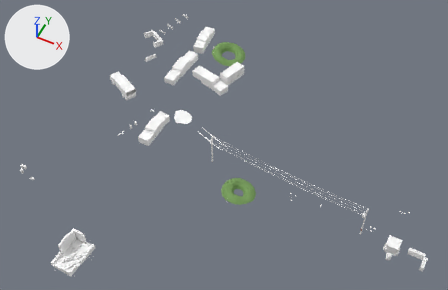
The glTF model assets/models/outdoor/outdoor_33.glb: old version first, new version second.
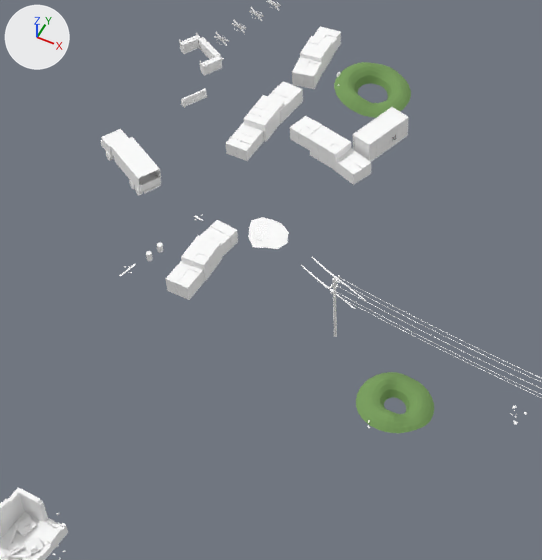
Old and new are each drawn whole from a camera (50 mm lens) standing at (33.2, -79.3, 102.9) and looking at (-6.2, -0.3, 4.1) and again close up on the part from 15% to 68% of the width and 5% to 90% of the height. The lights are fixed; the arrows at upper left show +X, +Y and +Z. The older version's two pictures come first. Vertices at exactly the same position are counted once.

In view in the first close-up: 'gas_station_town'.
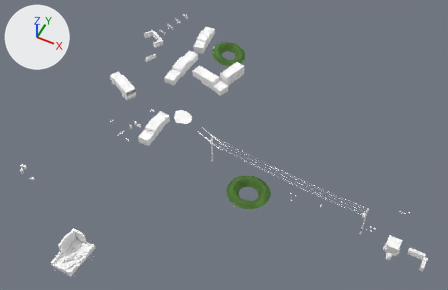
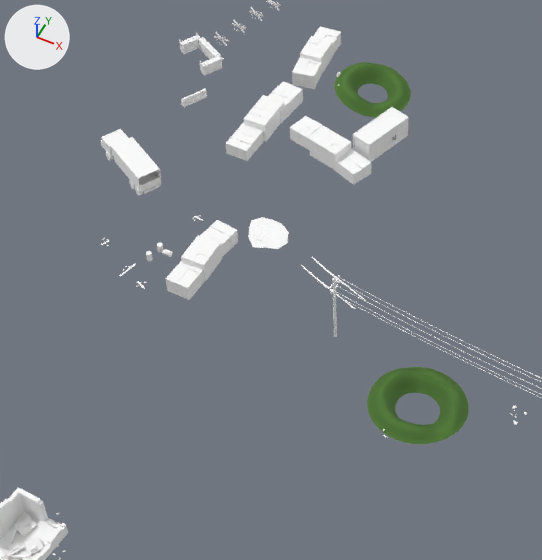
Where the change shows, as pixel boxes [x1, y1, x2, y2] in the close-ups (542 x 560 px; the box of a moved part takes in the faces that stretch with it):
'gas_station_town', recoloured, reshaped: [0, 0, 542, 560] in both
part 1 of me_gas_station_town, added: after [162, 249, 173, 257]
part 2 of me_gas_station_town, moved or reshaped: before [356, 372, 434, 433]; after [367, 367, 469, 444]
part 3 of me_gas_station_town, built on: after [101, 215, 201, 289]

What changed in the scene script:
```text
Change mat_ground:
    add n3 = _N.new('ShaderNodeMix'); n3.name = 'Mix'
    add n3.data_type = 'RGBA'
    add n3.blend_type = 'MULTIPLY'
    add n3.inputs[0].default_value = 1.0  # 'Factor'
    add n4 = _N.new('ShaderNodeVertexColor'); n4.name = 'Color Attribute'
    where n2 = _N.new('ShaderNodeTexImage'); n2.name = 'Image Texture'
    where n0 = _N.new('ShaderNodeBsdfPrincipled'); n0.name = 'Principled BSDF'
    remove _L.new(n2.outputs[0], n0.inputs[0])  # 'Color' to 'Base Color'
    add _L.new(n3.outputs[2], n0.inputs[0])  # 'Result' to 'Base Color'
    add _L.new(n4.outputs[0], n3.inputs[7])  # 'Color' to 'B'
    add _L.new(n2.outputs[0], n3.inputs[6])  # 'Color' to 'A'
Change me_gas_station_town:
    used by ob_gas_station_town; location = (0.0, 0.0, 0.0)
    remove me_gas_station_town.from_pydata(...)  # 9170 vertices, 12660 faces; spans x -43.2..39.9, y -39.4..39.7, z -2.1..7.3
    add me_gas_station_town.from_pydata(...)  # 9330 vertices, 12860 faces; spans x -43.2..39.9, y -39.4..39.7, z -2.1..7.3
    me_gas_station_town part 1: a new loose piece, a 12-sided cylinder along x spanning x -28.16..-27.28, y -0.95..-0.37, z 0.12..0.7, in mat_kit_atlas (white #ffffff)
    me_gas_station_town part 2: 1 vertex moved within x 0.8, y -7.7, z -0.8; 255 vertices removed from x -3.4..3.9, y -10.0..-2.8, z -2.1..-0.1; 255 vertices added at x -2.5..6.9, y -10.3..-1.0, z -2.1..-0.1
    me_gas_station_town part 3: 4 vertices moved within x -30.1..-27.2, y -3.8..5.0, z 0.2..0.8; 13 vertices removed from x -30.2..-27.1, y -3.7..5.3, z 0.2..0.8; 77 vertices added at x -34.0..-27.2, y -5.4..5.1, z -0.3..0.9
    other edits to the shape of me_gas_station_town do not show in these pictures
```
